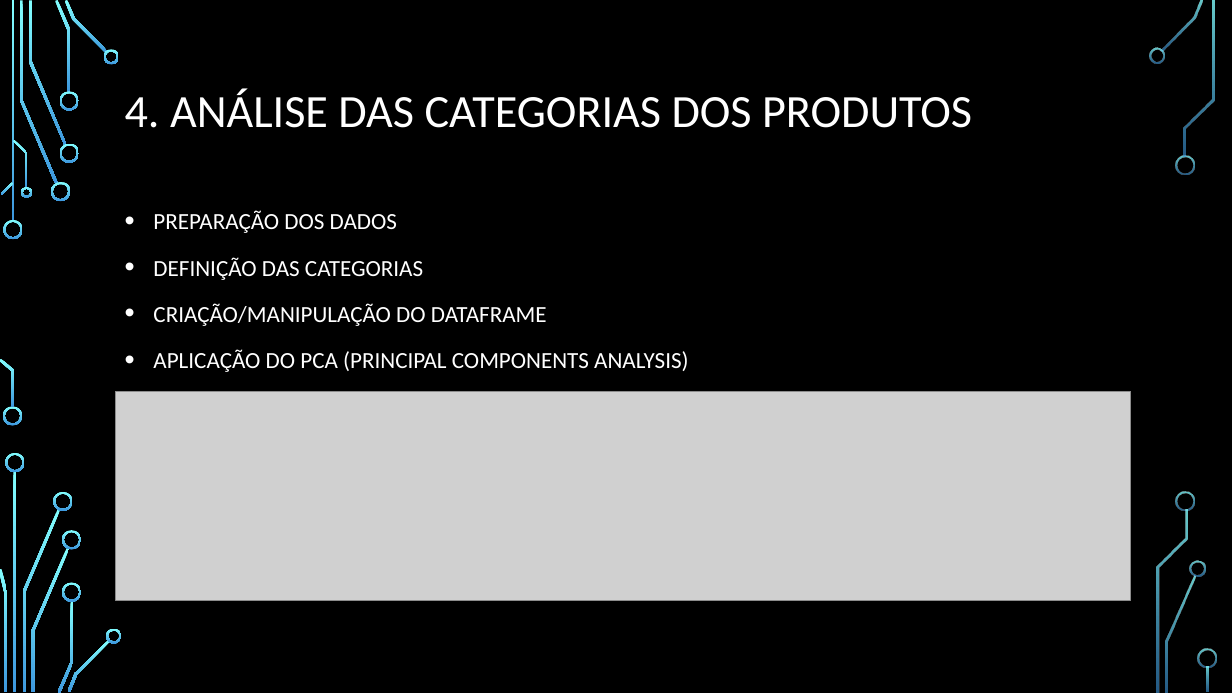
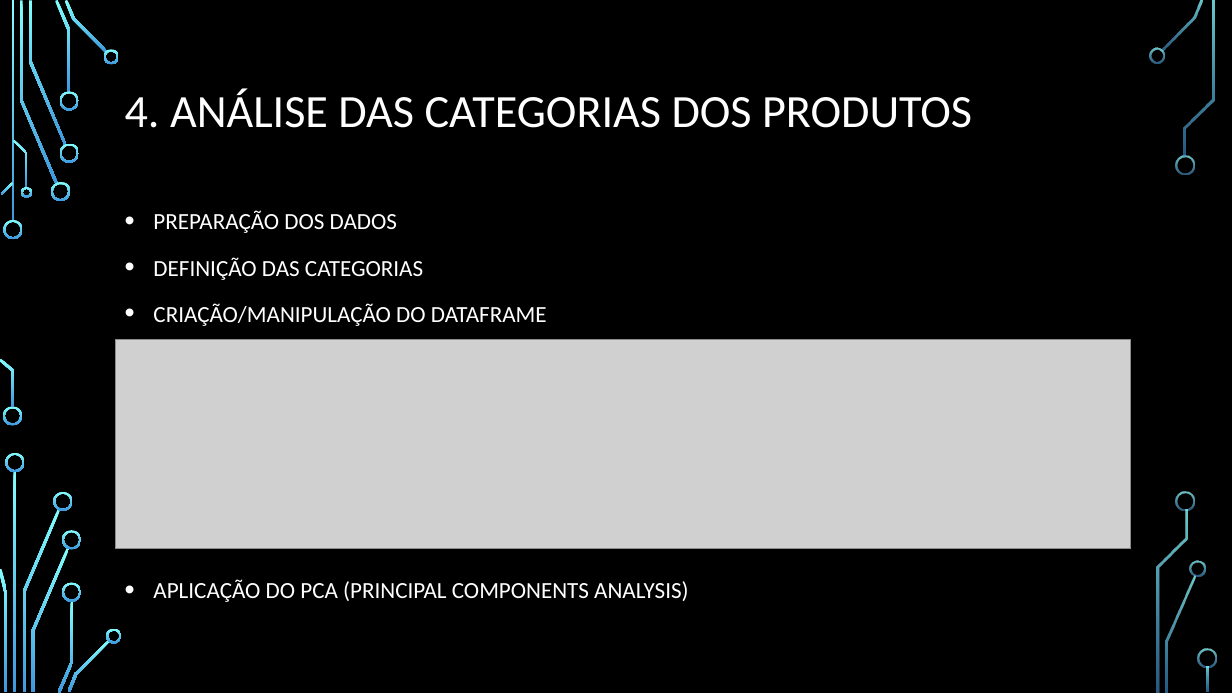
Before and after one commit to smalvar/olist-e-commerce, a slide deck: slide 9 of apresentacao/Apresentacao.pptx. Drawn at 1232x693 pixels with LibreOffice and Linux fonts; fonts in the diff are those of the drawing; grey boxes stand for pictures; background and template pictures are left out. Boxes give left, top, right and bottom in pixels: in the first picture for what was removed or moved away, otherwise in the second. Text is boxed around its words. In the diff, an @@ line names an element or a change of style, - is before the commit and + after.

```diff
--- a/apresentacao/Apresentacao.pptx
+++ b/apresentacao/Apresentacao.pptx
@@ text "PREPARAÇÃO DOS DADOS" rewrapped from (153,210,689,372) to (153,210,689,602) @@
@@ picture: place and size @@
-picture at (116,392,1131,601)
+picture at (116,340,1131,549)
```
